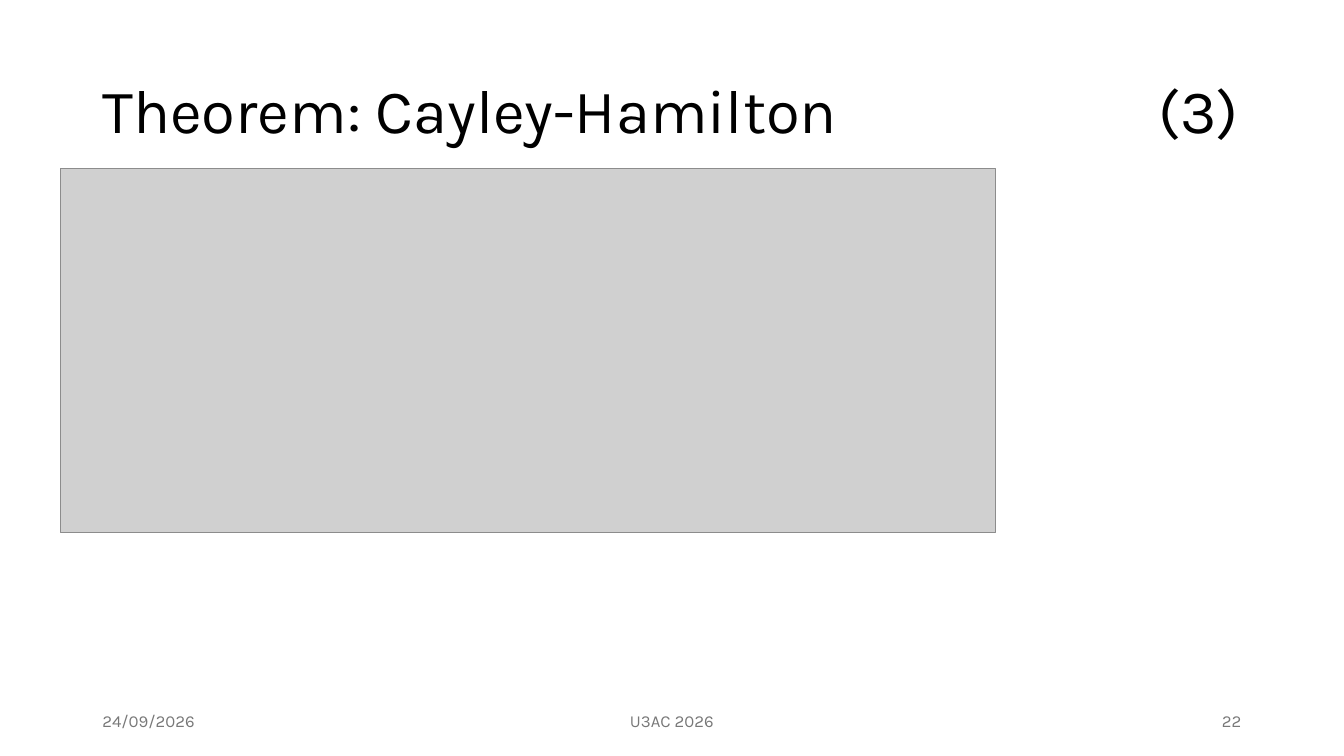
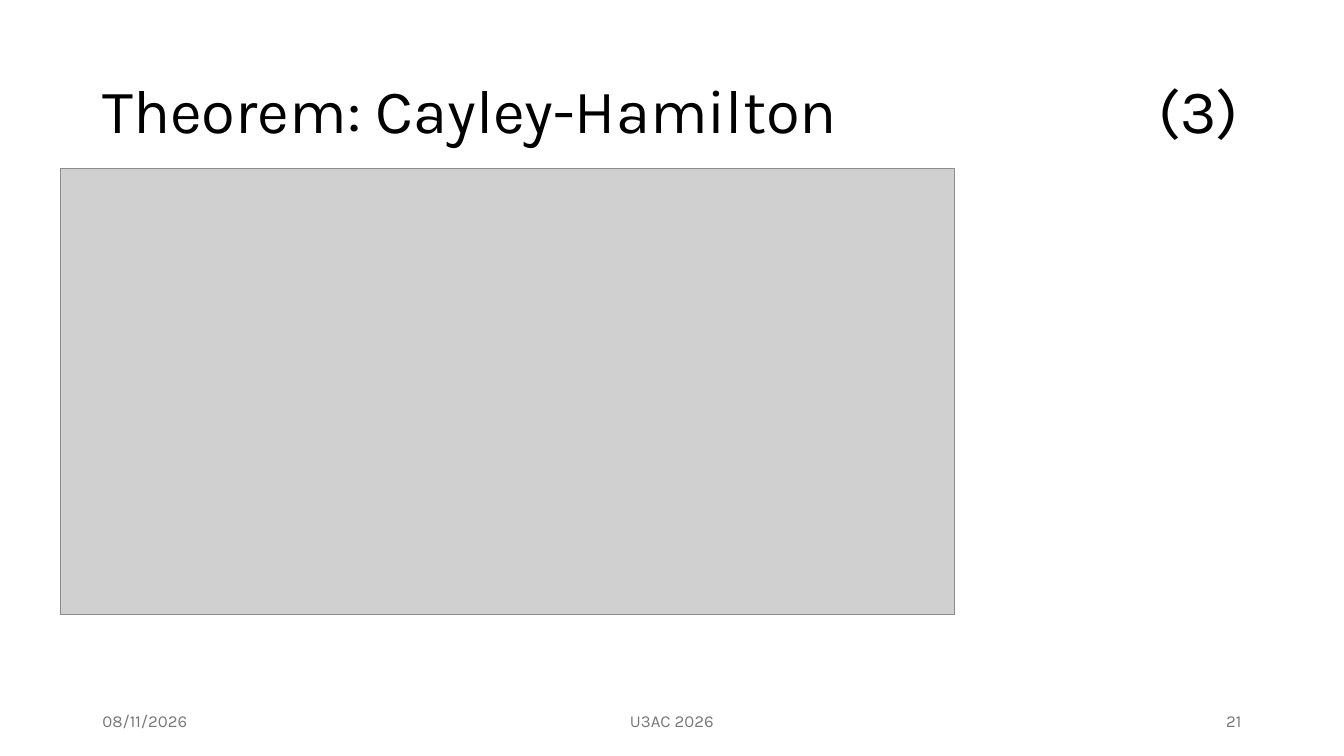
Before and after one commit to mm002a/U3AC, a slide deck: slide 21 of MTH04/U3AC.Lec2.pptx (slide 22 before the commit). Drawn at 1344x756 pixels with LibreOffice and Linux fonts; fonts in the diff are those of the drawing; grey boxes stand for pictures. Boxes give left, top, right and bottom in pixels: in the first picture for what was removed or moved away, otherwise in the second. Text is boxed around its words. In the diff, an @@ line names an element or a change of style, - is before the commit and + after.

```diff
--- a/MTH04/U3AC.Lec2.pptx
+++ b/MTH04/U3AC.Lec2.pptx
@@ picture: place and size @@
-picture at [60,168,996,532]
+picture at [60,168,955,615]
@@ text at [102,715,187,728]: text changed @@
-24/09/2026
+08/11/2026
@@ page number at [1226,716,1241,727]: text changed @@
-22
+21
```
Also in this commit, not shown: 31 other slides changed, 7 slides added, 5 slides removed.
